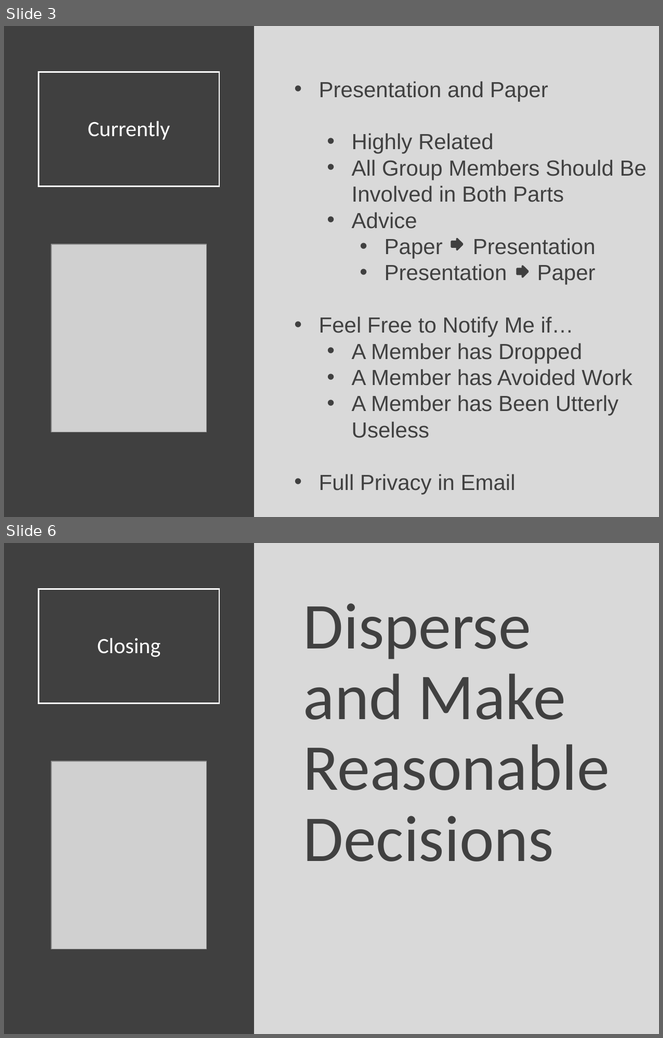
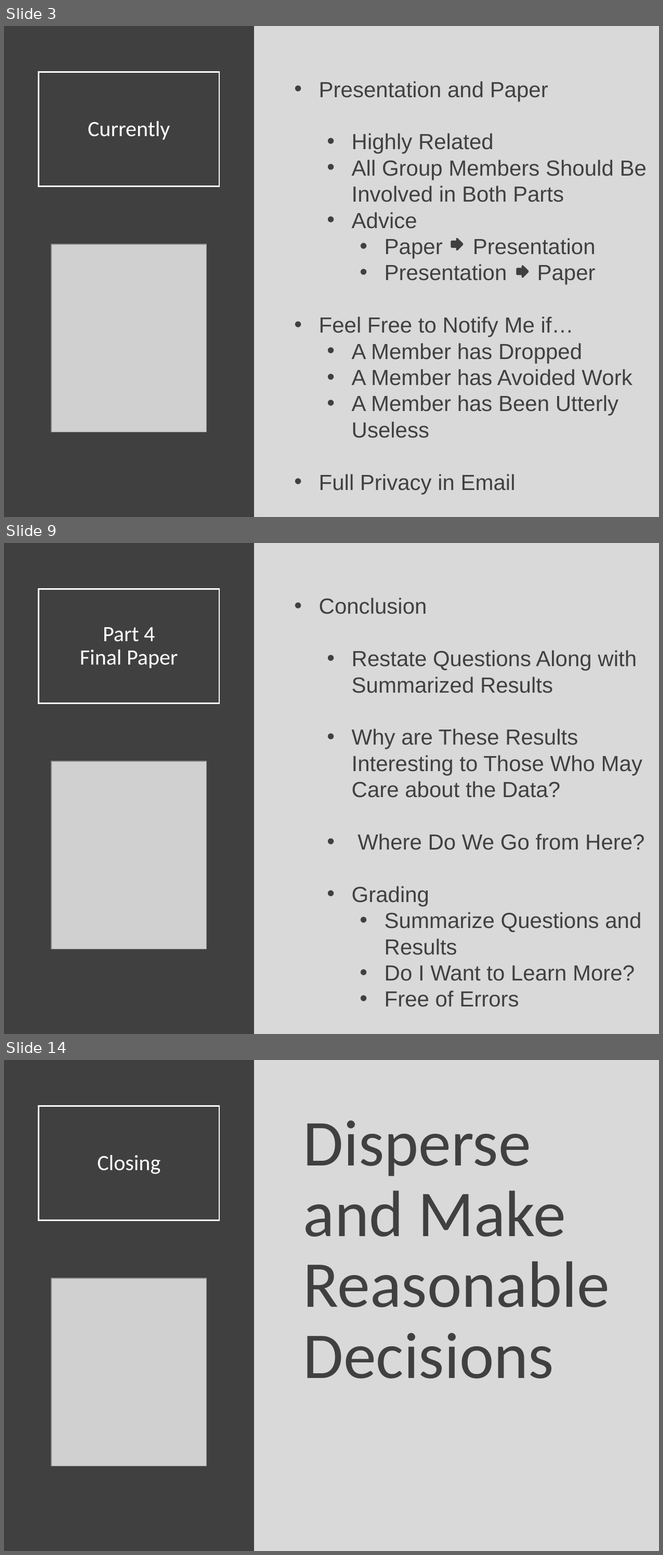
Before and after one commit to Yixf-Self/STOR320_WEBSITE, a slide deck: Lecture/Lecture 26/Lecture 26.pptx. Shown one above the other, each under a label of ours: slides 3 and 6 before the commit, slides 3, 9 and 14 after it; the slides between them are not shown. The pictures are 663x1038 and 663x1555 pixels, drawn with LibreOffice and Linux fonts; fonts in the diff are those of the drawing; grey boxes stand for pictures. Boxes give left, top, right and bottom in pixels: in the first picture for what was removed or moved away, otherwise in the second. Text is boxed around its words. In the diff, an @@ line names an element or a change of style, - is before the commit and + after.

```diff
--- a/Lecture/Lecture 26/Lecture 26.pptx
+++ b/Lecture/Lecture 26/Lecture 26.pptx
@@ slide 9 added at (x1=4, y1=543, x2=659, y2=1034), background #D9D9D9 @@
@@ rectangle added at (x1=4, y1=543, x2=254, y2=1034), fill #404040 @@
@@ title added at (x1=39, y1=589, x2=220, y2=704), outline #FFFFFF 1.5 pt, 24 pt, text #FFFFFF @@
+Part 4
+Final Paper
@@ text added at (x1=319, y1=598, x2=645, y2=1007), 24 pt, text #404040 @@
+• Conclusion
+  • Restate Questions Along with Summarized Results
+  • Why are These Results Interesting to Those Who May Care about the Data?
+  • Where Do We Go from Here?
+  • Grading
+    • Summarize Questions and Results
+    • Do I Want to Learn More?
+    • Free of Errors
@@ picture added at (x1=51, y1=761, x2=206, y2=949) @@
@@ what was slide 6 is now slide 14 @@
```
Also in this commit, not shown: 3 slides changed, 7 other slides added, 8 other files.
